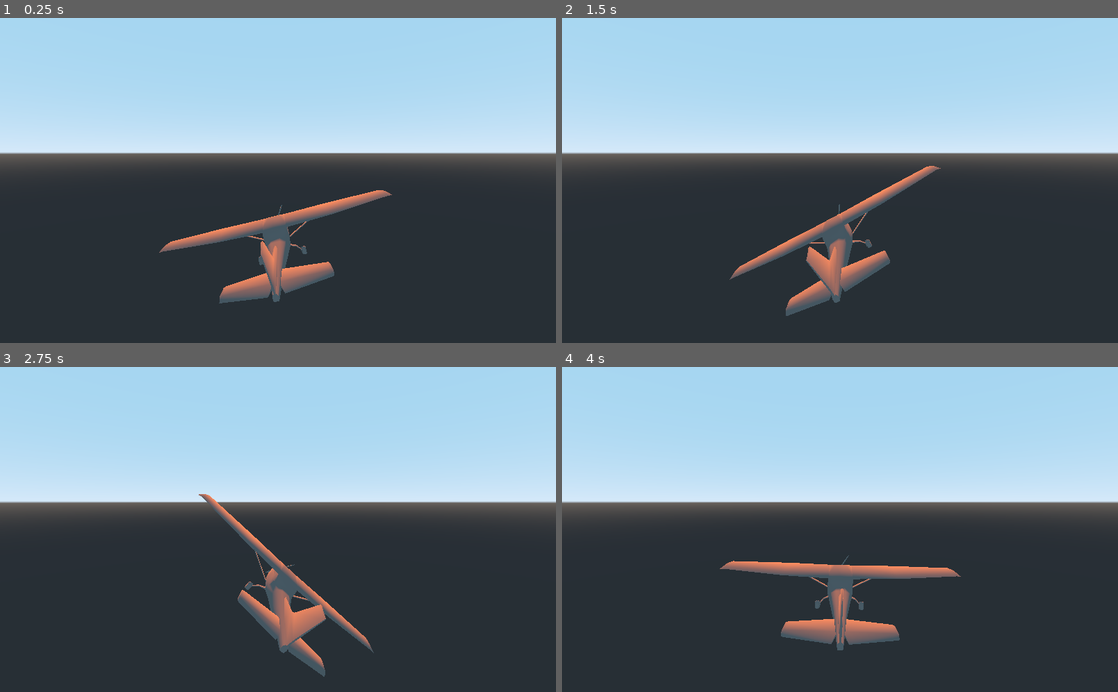
Above: before the commit, frames 1-4 (two rows, left to right).
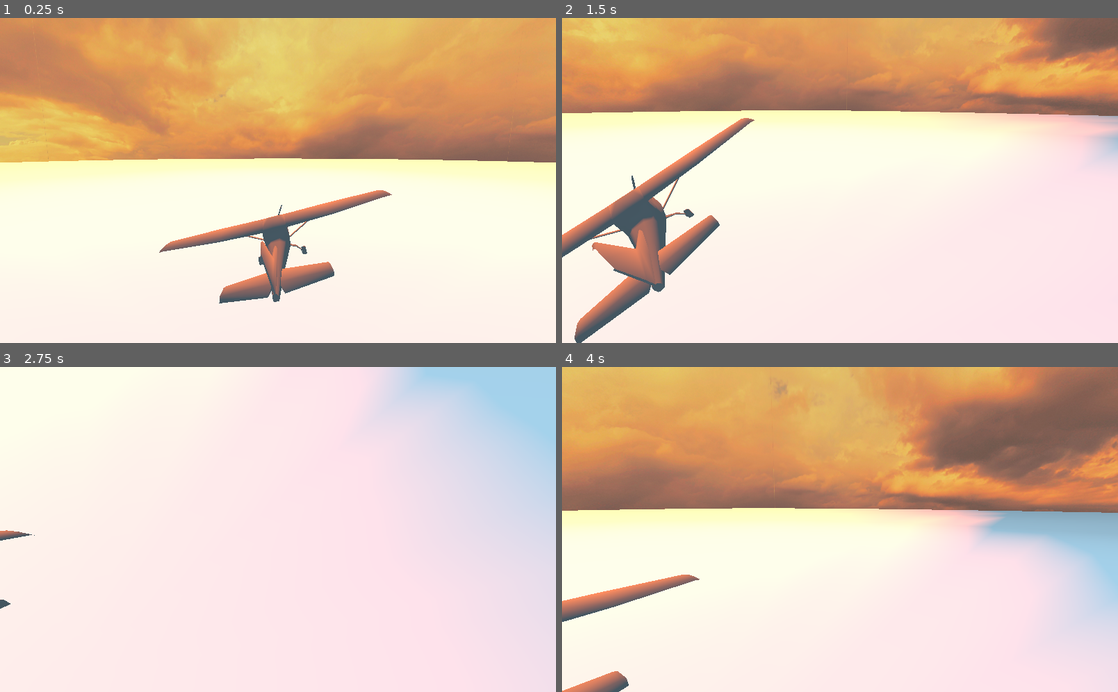
Above: after the commit, the same moments.

Repository: RichoM/SunsetFlight
Game: Godot game, scene res://main.tscn
Two runs of this game, one before a commit and one after it. Both use one fixed random seed, a clock stepped at 60 frames per second and the inputs below.
Inputs:
- Up to frame 1 (0.25 s): no input
- Up to frame 2 (1.5 s): hold Right (ui_right) 0.53-1.28 s; hold Down (ui_down) from 1.28 s (still down)
- Up to frame 3 (2.75 s): release Down (ui_down) at 2.03 s; hold Right (ui_right) from 2.03 s (still down)
- Up to frame 4 (4 s): release Right (ui_right) at 2.78 s; hold Up (ui_up) 2.78-3.53 s; hold Left (ui_left) from 3.53 s (still down)

The runs differ from the first frame. In frame 1, 97% of the frame differs, in the area x 0-100%, y 0-100%; in frame 2, 100%; in frame 3, 93%; in frame 4, 100%.

Commit message:
Added some skybox and keyboard control for the camera

Diff:
--- a/airplane.gd
+++ b/airplane.gd
@@ -14,7 +14,7 @@
 
 # Called every frame. 'delta' is the elapsed time since the previous frame.
 func _process(delta):
-	print(rotation)
+	#print(rotation)
 	if rotation.z <= -1:
 		angle = -1
 	elif rotation.z >= 1:
--- /dev/null
+++ b/assets/simple_skybox/Skybox.gd
@@ -0,0 +1,34 @@
+tool
+extends Spatial
+
+onready var sky_mesh = preload("res://assets/simple_skybox/skybox.obj")
+
+export(StreamTexture) var TextureFront = null
+
+export(StreamTexture) var TextureBack = null
+
+export(StreamTexture) var TextureBottom = null
+
+export(StreamTexture) var TextureUp = null
+
+export(StreamTexture) var TextureLeft = null
+
+export(StreamTexture) var TextureRight = null
+
+func create_mat(texture):
+	var m = SpatialMaterial.new()
+	m.flags_unshaded = true
+	m.albedo_texture = texture
+	return m
+
+func _ready():
+	var i_mesh = MeshInstance.new()
+	i_mesh.name = "SkyMeshInstance"
+	i_mesh.mesh = sky_mesh
+	add_child(i_mesh)
+	i_mesh.set_surface_material(0, create_mat(TextureBottom))
+	i_mesh.set_surface_material(1, create_mat(TextureUp))
+	i_mesh.set_surface_material(2, create_mat(TextureFront))
+	i_mesh.set_surface_material(3, create_mat(TextureLeft))
+	i_mesh.set_surface_material(4, create_mat(TextureBack))
+	i_mesh.set_surface_material(5, create_mat(TextureRight))
--- /dev/null
+++ b/assets/simple_skybox/Skybox.tscn
@@ -0,0 +1,6 @@
+[gd_scene load_steps=2 format=2]
+
+[ext_resource path="res://assets/simple_skybox/Skybox.gd" type="Script" id=1]
+
+[node name="Skybox" type="Spatial"]
+script = ExtResource( 1 )
--- /dev/null
+++ b/keyboard.gd
@@ -0,0 +1,16 @@
+extends Camera
+
+
+# Called when the node enters the scene tree for the first time.
+func _ready():
+	pass # Replace with function body.
+
+func _process(delta):
+	if Input.is_action_pressed("ui_left"):
+		rotation.y += delta
+	elif Input.is_action_pressed("ui_right"):
+		rotation.y -= delta
+	if Input.is_action_pressed("ui_up"):
+		rotation.x += delta
+	elif Input.is_action_pressed("ui_down"):
+		rotation.x -= delta
--- a/main.tscn
+++ b/main.tscn
@@ -1,17 +1,43 @@
-[gd_scene load_steps=2 format=2]
+[gd_scene load_steps=11 format=2]
 
 [ext_resource path="res://airplane.tscn" type="PackedScene" id=1]
+[ext_resource path="res://assets/simple_skybox/Skybox.tscn" type="PackedScene" id=2]
+[ext_resource path="res://keyboard.gd" type="Script" id=3]
+[ext_resource path="res://cloudy/yellowcloud_up.jpg" type="Texture" id=4]
+[ext_resource path="res://cloudy/yellowcloud_ft.jpg" type="Texture" id=5]
+[ext_resource path="res://cloudy/yellowcloud_rt.jpg" type="Texture" id=6]
+[ext_resource path="res://cloudy/yellowcloud_lf.jpg" type="Texture" id=7]
+[ext_resource path="res://cloudy/yellowcloud_dn.jpg" type="Texture" id=8]
+[ext_resource path="res://cloudy/yellowcloud_bk.jpg" type="Texture" id=9]
+
+[sub_resource type="SphereMesh" id=1]
 
 [node name="Main" type="Spatial"]
 
 [node name="airplane" parent="." instance=ExtResource( 1 )]
+transform = Transform( 1, 0, 0, 0, 1, 0, 0, 0, 1, 0, 0.481463, 0 )
 
 [node name="Camera" type="Camera" parent="."]
-transform = Transform( -1, 0, 3.25841e-07, 3.82986e-08, 0.993068, 0.117537, -3.23583e-07, 0.117537, -0.993068, 0, 0.0473712, -0.134703 )
+transform = Transform( -1, 1.42109e-13, 3.25842e-07, 3.82986e-08, 0.993069, 0.117537, -3.23583e-07, 0.117537, -0.993069, 0, 0.528834, -0.134703 )
+script = ExtResource( 3 )
 
-[node name="DirectionalLight" type="DirectionalLight" parent="."]
+[node name="sun" type="DirectionalLight" parent="."]
 transform = Transform( 1, 0, 0, 0, 0.979491, 0.201488, 0, -0.201488, 0.979491, 0, 1.37825, 0.78892 )
 light_color = Color( 1, 0.470588, 0, 1 )
 light_energy = 5.06
 light_specular = 1.0
 directional_shadow_mode = 0
+
+[node name="Skybox" parent="." instance=ExtResource( 2 )]
+transform = Transform( 2, 0, 0, 0, 2, 0, 0, 0, 2, 0, 0, 0 )
+TextureFront = ExtResource( 6 )
+TextureBack = ExtResource( 7 )
+TextureBottom = ExtResource( 8 )
+TextureUp = ExtResource( 4 )
+TextureLeft = ExtResource( 5 )
+TextureRight = ExtResource( 9 )
+
+[node name="ground" type="MeshInstance" parent="."]
+transform = Transform( 20, 0, 0, 0, 1, 0, 0, 0, 30, 0, -0.638369, 0 )
+mesh = SubResource( 1 )
+material/0 = null
Not shown, added: assets/simple_skybox/skybox.obj
Not shown, added: assets/simple_skybox/skybox.obj.import
Binary file added: cloudy/bluecloud_bk.jpg
Not shown, added: cloudy/bluecloud_bk.jpg.import
Binary file added: cloudy/bluecloud_dn.jpg
Not shown, added: cloudy/bluecloud_dn.jpg.import
Binary file added: cloudy/bluecloud_ft.jpg
Not shown, added: cloudy/bluecloud_ft.jpg.import
Binary file added: cloudy/bluecloud_lf.jpg
Not shown, added: cloudy/bluecloud_lf.jpg.import
Binary file added: cloudy/bluecloud_rt.jpg
Not shown, added: cloudy/bluecloud_rt.jpg.import
(and 45 more such lines)
